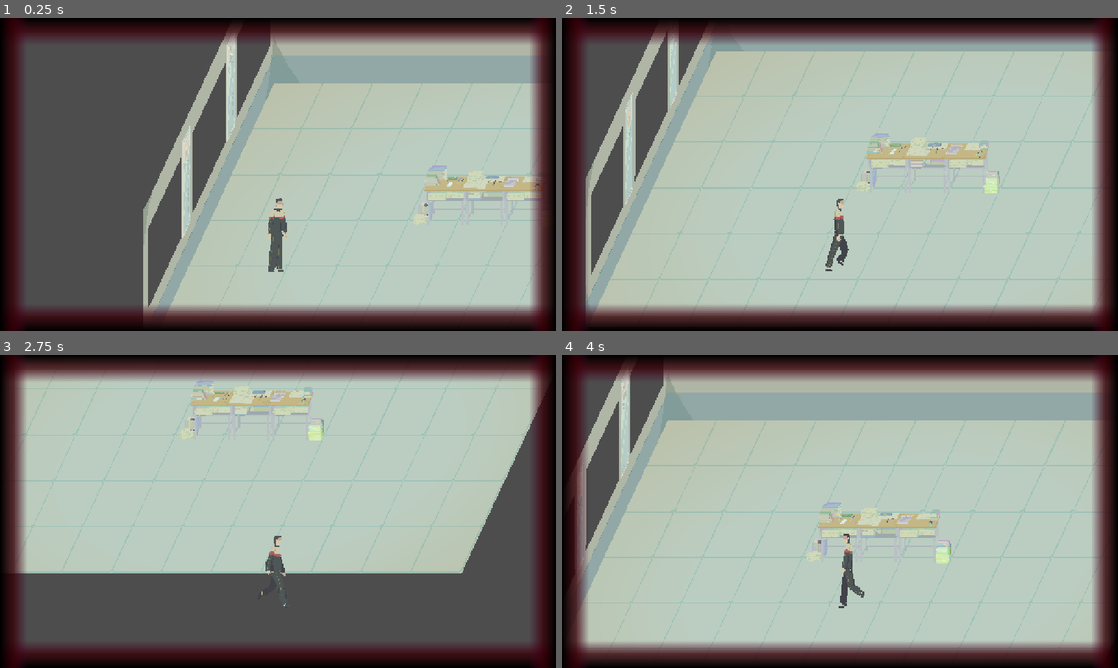
Above: before the commit, frames 1-4 (two rows, left to right).
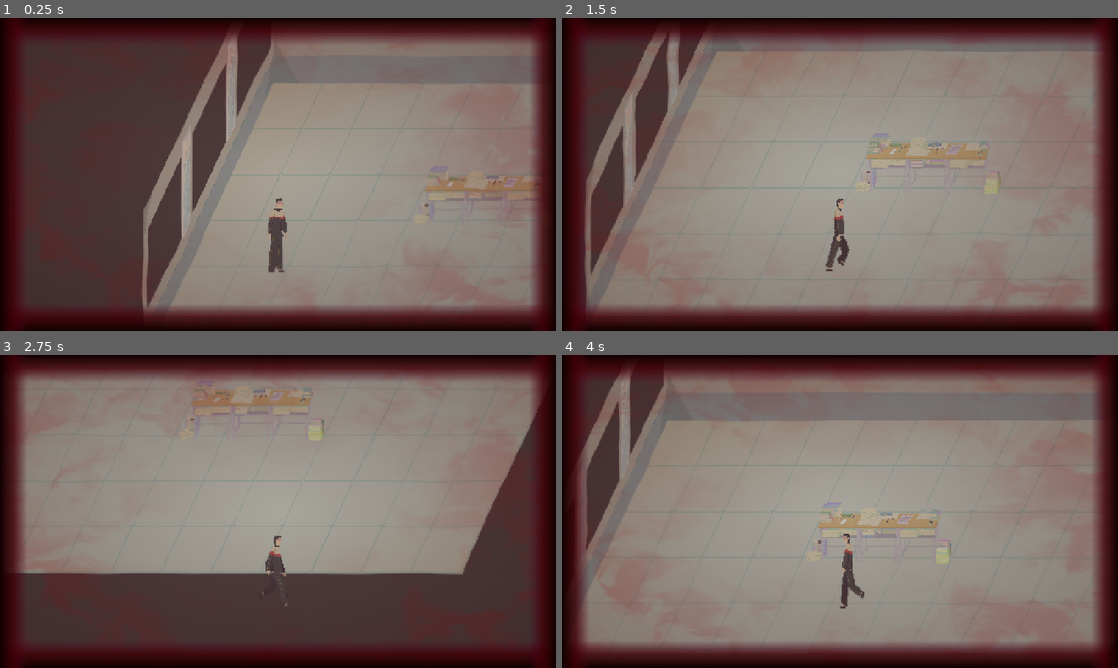
Above: after the commit, the same moments.

Repository: mu142857/School-Rules
Game: Godot game, scene res://locations/classroom 1/classroom_1.tscn
Two runs of this game, one before a commit and one after it. Both use one fixed random seed, a clock stepped at 60 frames per second and the inputs below. The project has no main scene, so this scene is started directly.
Inputs (mouse positions are in pixels of both pictures, inside the frame that each line leads up to):
- Up to frame 1 (0.25 s): no input
- Up to frame 2 (1.5 s): move the mouse to (962, 158) at 0.52 s; hold D (ui_right) 0.53-1.28 s; move the mouse to (728, 190) at 1.27 s; hold S (ui_down) from 1.28 s (still down)
- Up to frame 3 (2.75 s): move the mouse to (333, 442) at 2.02 s; release S (ui_down) at 2.03 s; hold D (ui_right) from 2.03 s (still down)
- Up to frame 4 (4 s): move the mouse to (812, 574) at 2.77 s; release D (ui_right) at 2.78 s; hold W (ui_up) 2.78-3.53 s; move the mouse to (1006, 558) at 3.52 s; hold A (ui_left) from 3.53 s (still down)

The runs differ from the first frame. In frame 1, 76% of the frame differs, in the area x 4-98%, y 3-96%; in frame 2, 83%; in frame 3, 76%; in frame 4, 84%, in the area x 2-98%, y 3-96%.

Commit message:
Update high pressure value congestion effect

Diff:
--- /dev/null
+++ b/senior-year-of-high-school/screen filters/blood engorgement effect.gdshader
@@ -0,0 +1,142 @@
+shader_type canvas_item;
+
+// ============ 基础参数 ============
+uniform float intensity : hint_range(0.0, 1.0) = 0.15;  // 整体强度（已降低）
+uniform vec3 blood_color : source_color = vec3(0.6, 0.02, 0.05);  // 血丝颜色
+uniform float speed : hint_range(0.0, 1.0) = 0.45;  // 蠕动速度
+uniform float vein_scale : hint_range(1.0, 20.0) = 8.0;  // 血丝密度
+uniform float vein_sharpness : hint_range(1.0, 5.0) = 2.5;  // 血丝锐利度
+
+// ============ 心跳参数 ============
+uniform float heartbeat_rate : hint_range(0.3, 2.0) = 1.6;  // 心跳频率
+uniform float heartbeat_strength : hint_range(0.0, 1.0) = 1.5;  // 脉动强度
+
+// ============ 边缘扩张参数 ============
+uniform float edge_start : hint_range(0.0, 0.5) = 0.1;  // 血丝起始位置
+uniform float edge_softness : hint_range(1.0, 3.0) = 1.5;  // 边缘柔和度
+uniform float expand_amount : hint_range(0.0, 0.5) = 0.15;  // 心跳扩张程度
+
+// ============ 透明度参数 ============
+uniform float alpha_boost : hint_range(1.0, 3.0) = 1.2;  // 透明度增强（已降低）
+uniform float alpha_min : hint_range(0.0, 0.5) = 0.0;  // 最低透明度
+
+// ============ 动态效果参数 ============
+uniform float zoom_strength : hint_range(0.0, 0.08) = 0.07;  // 心跳缩放强度（已增大）
+uniform float distort_strength : hint_range(0.0, 0.03) = 0.01;  // 边缘扭曲强度
+uniform float chromatic_strength : hint_range(0.0, 0.02) = 0.005;  // 色差强度
+uniform float vignette_strength : hint_range(0.0, 0.5) = 0.2;  // 边缘变暗程度
+
+// 屏幕纹理
+uniform sampler2D screen_texture : hint_screen_texture, filter_linear_mipmap;
+
+float rand(vec2 coord) {
+    return fract(sin(dot(coord, vec2(12.9898, 78.233))) * 43758.5453);
+}
+
+float noise(vec2 coord) {
+    vec2 i = floor(coord);
+    vec2 f = fract(coord);
+    float a = rand(i);
+    float b = rand(i + vec2(1.0, 0.0));
+    float c = rand(i + vec2(0.0, 1.0));
+    float d = rand(i + vec2(1.0, 1.0));
+    vec2 cubic = f * f * (3.0 - 2.0 * f);
+    return mix(a, b, cubic.x) + (c - a) * cubic.y * (1.0 - cubic.x) + (d - b) * cubic.x * cubic.y;
+}
+
+float fbm(vec2 coord, int octaves) {
+    float value = 0.0;
+    float scale = 0.5;
+    for(int i = 0; i < octaves; i++) {
+        value += noise(coord) * scale;
+        coord *= 2.0;
+        scale *= 0.5;
+    }
+    return value;
+}
+
+// 心跳波形
+float heartbeat(float time) {
+    float t = fract(time * heartbeat_rate);
+    float beat1 = exp(-pow((t - 0.1) * 12.0, 2.0));
+    float beat2 = exp(-pow((t - 0.25) * 12.0, 2.0)) * 0.5;
+    return beat1 + beat2;
+}
+
+// 生成血丝纹理
+float veins(vec2 uv, float time) {
+    vec2 coord = uv * vein_scale;
+    vec2 warp1 = vec2(
+        fbm(coord + vec2(0.0, 0.0) + time * 0.7, 4),
+        fbm(coord + vec2(5.2, 1.3) + time * 0.5, 4)
+    );
+    vec2 warp2 = vec2(
+        fbm(coord + warp1 * 2.5 + vec2(1.7, 9.2) + time * 0.3, 4),
+        fbm(coord + warp1 * 2.5 + vec2(8.3, 2.8) + time * 0.4, 4)
+    );
+    float vein = fbm(coord + warp2 * 2.0, 5);
+    vein = pow(vein, vein_sharpness);
+    vein = smoothstep(0.05, 0.4, vein);
+    return vein;
+}
+
+void fragment() {
+    vec2 center = vec2(0.5, 0.5);
+    float dist = distance(UV, center) * 2.0;
+
+    // 获取心跳值
+    float beat = heartbeat(TIME);
+    float beat_scaled = beat * heartbeat_strength * intensity;
+
+    // ============ 屏幕缩放效果 ============
+    // 心跳时画面先放大再缩回
+    // zoom < 1 时画面放大，zoom > 1 时画面缩小
+    vec2 zoom_uv = UV;
+    float zoom = 1.0 - beat_scaled * zoom_strength;  // 改成减法，心跳时放大
+    zoom_uv = center + (UV - center) * zoom;
+
+    // ============ 边缘扭曲效果 ============
+    vec2 distort_uv = zoom_uv;
+    vec2 distort_offset = vec2(
+        fbm(UV * 8.0 + vec2(TIME * 0.3, 0.0), 3) - 0.5,
+        fbm(UV * 8.0 + vec2(0.0, TIME * 0.3), 3) - 0.5
+    );
+    float distort_mask = smoothstep(0.2, 0.8, dist);
+    distort_uv += distort_offset * distort_strength * distort_mask * (1.0 + beat_scaled * 3.0);
+
+    // ============ 色差效果 ============
+    float chromatic = chromatic_strength * beat_scaled * dist;
+    vec2 dir = normalize(UV - center);
+
+    float r = texture(screen_texture, distort_uv + dir * chromatic).r;
+    float g = texture(screen_texture, distort_uv).g;
+    float b = texture(screen_texture, distort_uv - dir * chromatic).b;
+    vec3 screen_color = vec3(r, g, b);
+
+    // ============ 暗角效果 ============
+    float vignette = 1.0 - dist * vignette_strength * (1.0 + beat_scaled * 2.0);
+    vignette = clamp(vignette, 0.5, 1.0);
+    screen_color *= vignette;
+
+    // ============ 血丝层 ============
+    float edge_expand = beat_scaled * expand_amount;
+    float edge_mask = smoothstep(edge_start - edge_expand, 1.0, dist);
+    edge_mask = pow(edge_mask, edge_softness);
+
+    float vein = veins(UV, TIME * speed);
+
+    // 心跳时血丝变化大幅降低（从0.8改成0.15）
+    float beat_intensity = 1.0 + beat_scaled * 0.4;
+
+    float alpha = vein * edge_mask * intensity * beat_intensity * alpha_boost;
+    alpha = max(alpha, alpha_min * edge_mask * intensity);
+    alpha = clamp(alpha, 0.0, 1.0);
+
+    // 心跳时颜色变化大幅降低（从0.4改成0.08）
+    vec3 vein_color = blood_color * (1.0 + beat * 0.3);
+
+    // ============ 混合输出 ============
+    vec3 final_color = mix(screen_color, vein_color, alpha);
+
+    COLOR = vec4(final_color, 1.0);
+}
--- a/senior-year-of-high-school/screen filters/environment.tscn
+++ b/senior-year-of-high-school/screen filters/environment.tscn
@@ -1,6 +1,7 @@
 [gd_scene load_steps=2 format=3 uid="uid://ljgtwn00wjhp"]
 
 [sub_resource type="Environment" id="Environment_52j6o"]
+background_mode = 3
 
 [node name="Environment" type="Node"]
 
--- a/senior-year-of-high-school/screen filters/screen_frame.tscn
+++ b/senior-year-of-high-school/screen filters/screen_frame.tscn
@@ -1,4 +1,6 @@
-[gd_scene load_steps=17 format=3 uid="uid://dqjvy72od6s3o"]
+[gd_scene load_steps=21 format=3 uid="uid://dqjvy72od6s3o"]
+
+[ext_resource type="Shader" uid="uid://tqvskx1swljw" path="res://screen filters/blood engorgement effect.gdshader" id="1_y3qud"]
 
 [sub_resource type="Gradient" id="Gradient_7me3l"]
 offsets = PackedFloat32Array(0, 0.54)
@@ -30,6 +32,25 @@
 [sub_resource type="GradientTexture2D" id="GradientTexture2D_62f8a"]
 gradient = SubResource("Gradient_y3qud")
 
+[sub_resource type="ShaderMaterial" id="ShaderMaterial_y3qud"]
+shader = ExtResource("1_y3qud")
+shader_parameter/intensity = 0.15
+shader_parameter/blood_color = Color(0.6, 0.02, 0.05, 1)
+shader_parameter/speed = 0.45
+shader_parameter/vein_scale = 8.0
+shader_parameter/vein_sharpness = 2.5
+shader_parameter/heartbeat_rate = 1.6
+shader_parameter/heartbeat_strength = 1.5
+shader_parameter/edge_start = 0.1
+shader_parameter/edge_softness = 1.5
+shader_parameter/expand_amount = 0.15
+shader_parameter/alpha_boost = 1.2
+shader_parameter/alpha_min = 0.0
+shader_parameter/zoom_strength = 0.07
+shader_parameter/distort_strength = 0.01
+shader_parameter/chromatic_strength = 0.005
+shader_parameter/vignette_strength = 0.2
+
 [sub_resource type="Gradient" id="Gradient_62f8a"]
 offsets = PackedFloat32Array(0, 0.49, 1)
 colors = PackedColorArray(0, 0, 0, 1, 0.22352941, 0, 0.03137255, 0.78431374, 0.30588236, 0.019607844, 0.16862746, 0)
@@ -60,103 +81,111 @@
 [sub_resource type="GradientTexture2D" id="GradientTexture2D_3l431"]
 gradient = SubResource("Gradient_rt7fk")
 
+[sub_resource type="Gradient" id="Gradient_13g60"]
+offsets = PackedFloat32Array(0)
+colors = PackedColorArray(0.35870814, 0, 0.007360756, 0.19607843)
+
+[sub_resource type="GradientTexture2D" id="GradientTexture2D_rt7fk"]
+gradient = SubResource("Gradient_13g60")
+
 [node name="ScreenFrame" type="CanvasLayer"]
 
-[node name="BlackScreenFrame" type="Control" parent="."]
-visible = false
-layout_mode = 3
-anchors_preset = 0
-offset_right = 40.0
-offset_bottom = 40.0
+[node name="BlackScreenFrame" type="Node" parent="."]
 
 [node name="TextureRectUp" type="TextureRect" parent="BlackScreenFrame"]
-layout_mode = 0
+visible = false
 offset_right = 1280.0
 offset_bottom = 64.0
 texture = SubResource("GradientTexture2D_fvn6t")
 
 [node name="TextureRectDown" type="TextureRect" parent="BlackScreenFrame"]
-layout_mode = 1
+visible = false
 anchors_preset = 7
 anchor_left = 0.5
 anchor_top = 1.0
 anchor_right = 0.5
 anchor_bottom = 1.0
-offset_left = -20.0
-offset_top = 616.0
-offset_right = 1260.0
-offset_bottom = 680.0
+offset_left = -640.0
+offset_top = -64.0
+offset_right = 640.0
 grow_horizontal = 2
 grow_vertical = 0
 texture = SubResource("GradientTexture2D_j6b5p")
 
 [node name="TextureRectLeft" type="TextureRect" parent="BlackScreenFrame"]
-layout_mode = 0
+visible = false
 offset_right = 64.0
 offset_bottom = 720.0
 texture = SubResource("GradientTexture2D_y3qud")
 
 [node name="TextureRectRight" type="TextureRect" parent="BlackScreenFrame"]
-layout_mode = 1
+visible = false
 anchors_preset = 6
 anchor_left = 1.0
 anchor_top = 0.5
 anchor_right = 1.0
 anchor_bottom = 0.5
-offset_left = 1176.0
-offset_top = -20.0
-offset_right = 1240.0
-offset_bottom = 700.0
+offset_left = -64.0
+offset_top = -360.0
+offset_bottom = 360.0
 grow_horizontal = 0
 grow_vertical = 2
 size_flags_horizontal = 0
 texture = SubResource("GradientTexture2D_62f8a")
 
-[node name="RedScreenFrame" type="Control" parent="."]
-layout_mode = 3
-anchors_preset = 0
-offset_right = 40.0
-offset_bottom = 40.0
+[node name="RedScreenFrame" type="Node" parent="."]
+
+[node name="ColorRect" type="ColorRect" parent="RedScreenFrame"]
+material = SubResource("ShaderMaterial_y3qud")
+anchors_preset = 15
+anchor_right = 1.0
+anchor_bottom = 1.0
+grow_horizontal = 2
+grow_vertical = 2
 
 [node name="TextureRectUp" type="TextureRect" parent="RedScreenFrame"]
-layout_mode = 0
 offset_right = 1280.0
 offset_bottom = 64.0
 texture = SubResource("GradientTexture2D_7me3l")
 
 [node name="TextureRectDown" type="TextureRect" parent="RedScreenFrame"]
-layout_mode = 1
 anchors_preset = 7
 anchor_left = 0.5
 anchor_top = 1.0
 anchor_right = 0.5
 anchor_bottom = 1.0
-offset_left = -20.0
-offset_top = 616.0
-offset_right = 1260.0
-offset_bottom = 680.0
+offset_left = -640.0
+offset_top = -64.0
+offset_right = 640.0
 grow_horizontal = 2
 grow_vertical = 0
 texture = SubResource("GradientTexture2D_vspa1")
 
 [node name="TextureRectLeft" type="TextureRect" parent="RedScreenFrame"]
-layout_mode = 0
 offset_right = 64.0
 offset_bottom = 720.0
 texture = SubResource("GradientTexture2D_13g60")
 
 [node name="TextureRectRight" type="TextureRect" parent="RedScreenFrame"]
-layout_mode = 1
 anchors_preset = 6
 anchor_left = 1.0
 anchor_top = 0.5
 anchor_right = 1.0
 anchor_bottom = 0.5
-offset_left = 1176.0
-offset_top = -20.0
-offset_right = 1240.0
-offset_bottom = 700.0
+offset_left = -64.0
+offset_top = -360.0
+offset_bottom = 360.0
 grow_horizontal = 0
 grow_vertical = 2
 size_flags_horizontal = 0
 texture = SubResource("GradientTexture2D_3l431")
+
+[node name="Filter" type="TextureRect" parent="RedScreenFrame"]
+anchors_preset = 15
+anchor_right = 1.0
+anchor_bottom = 1.0
+offset_right = 24.0
+offset_bottom = 24.0
+grow_horizontal = 2
+grow_vertical = 2
+texture = SubResource("GradientTexture2D_rt7fk")
Not shown, added: senior-year-of-high-school/screen filters/blood engorgement effect.gdshader.uid
